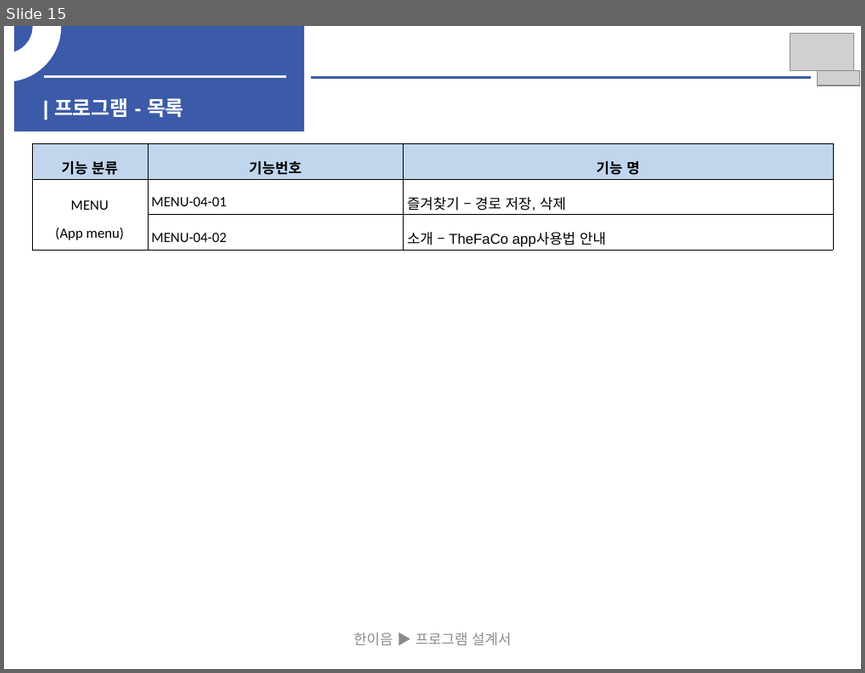
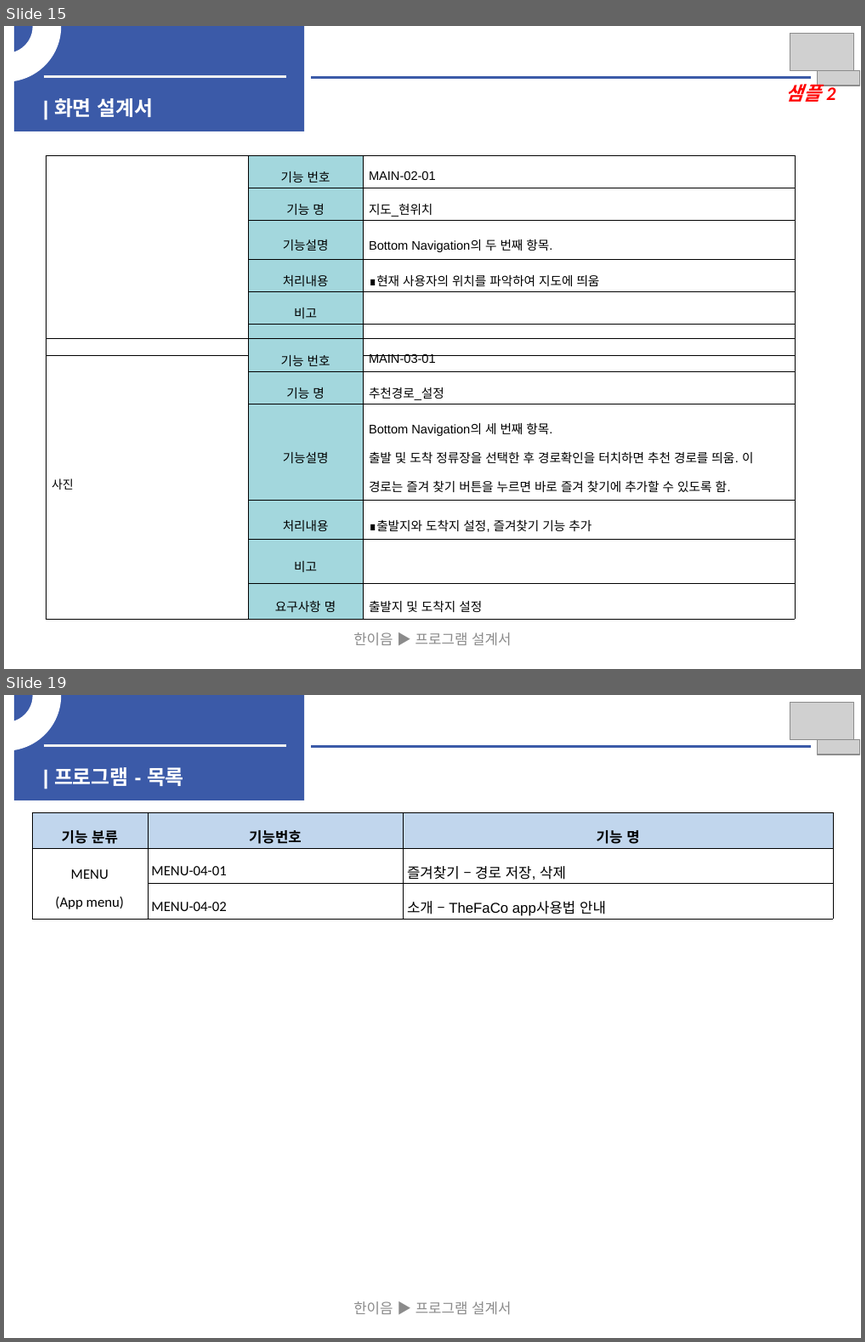
Before and after one commit to woojin1027/THE-FACO, a slide deck: 중간보고서/중간보고서.pptx. Shown one above the other, each under a label of ours: slide 15 before the commit, slides 15 and 19 after it; the slides between them are not shown. The pictures are 865x673 and 865x1342 pixels, drawn with LibreOffice and Linux fonts; fonts in the diff are those of the drawing; grey boxes stand for pictures. Boxes give left, top, right and bottom in pixels: in the first picture for what was removed or moved away, otherwise in the second. Text is boxed around its words. In the diff, an @@ line names an element or a change of style, - is before the commit and + after.

```diff
--- a/중간보고서/중간보고서.pptx
+++ b/중간보고서/중간보고서.pptx
@@ slide 15 added at [4, 26, 861, 669], background #FFFFFF @@
@@ arch (boxed as its full ring) added at [4, 26, 61, 82], fill #FFFFFF, outline #FFFFFF 1 pt @@
@@ rectangle added at [14, 26, 305, 131], fill #3B5AA8 @@
@@ picture added at [789, 34, 853, 71] @@
@@ line added from (43, 76) to (287, 76), #F2F2F2 2.25 pt @@
@@ picture added at [817, 70, 860, 86] @@
@@ text added at [54, 98, 154, 117], 17 pt, text #FFFFFF, bold @@
+| 화면 설계서
@@ line added from (311, 77) to (811, 77), #3B5AA8 2.25 pt @@
@@ text added at [786, 80, 835, 102], 16 pt, text #FF0000, bold, italic @@
+샘플 2
@@ table added at [46, 155, 794, 342], 6 rows, 3 columns @@
+ | 기능 번호 | MAIN-02-01
+ | 기능 명 | 지도_현위치
+ | 기능설명 | Bottom Navigation의 두 번째 항목.
+ | 처리내용 | ∎현재 사용자의 위치를 파악하여 지도에 띄움
+ | 비고 | 
+ | 요구사항 명 | 
@@ table added at [46, 339, 794, 619], 6 rows, 3 columns @@
+사진 | 기능 번호 | MAIN-03-01
+ | 기능 명 | 추천경로_설정
+ | 기능설명 | Bottom Navigation의 세 번째 항목. / 출발 및 도착 정류장을 선택한 후 경로확인을 터치하면 추천 경로를 띄움. 이 경로는 즐겨 찾기 버튼을 누르면 바로 즐겨 찾기에 추가할 수 있도록 함.
+ | 처리내용 | ∎출발지와 도착지 설정, 즐겨찾기 기능 추가
+ | 비고 | 
+ | 요구사항 명 | 출발지 및 도착지 설정
@@ text added at [353, 632, 511, 645], 12 pt, text #8C8C8C @@
+한이음 ▶ 프로그램 설계서
@@ what was slide 15 is now slide 19 @@
```
Also in this commit, not shown: 4 slides changed, 4 other slides added.
